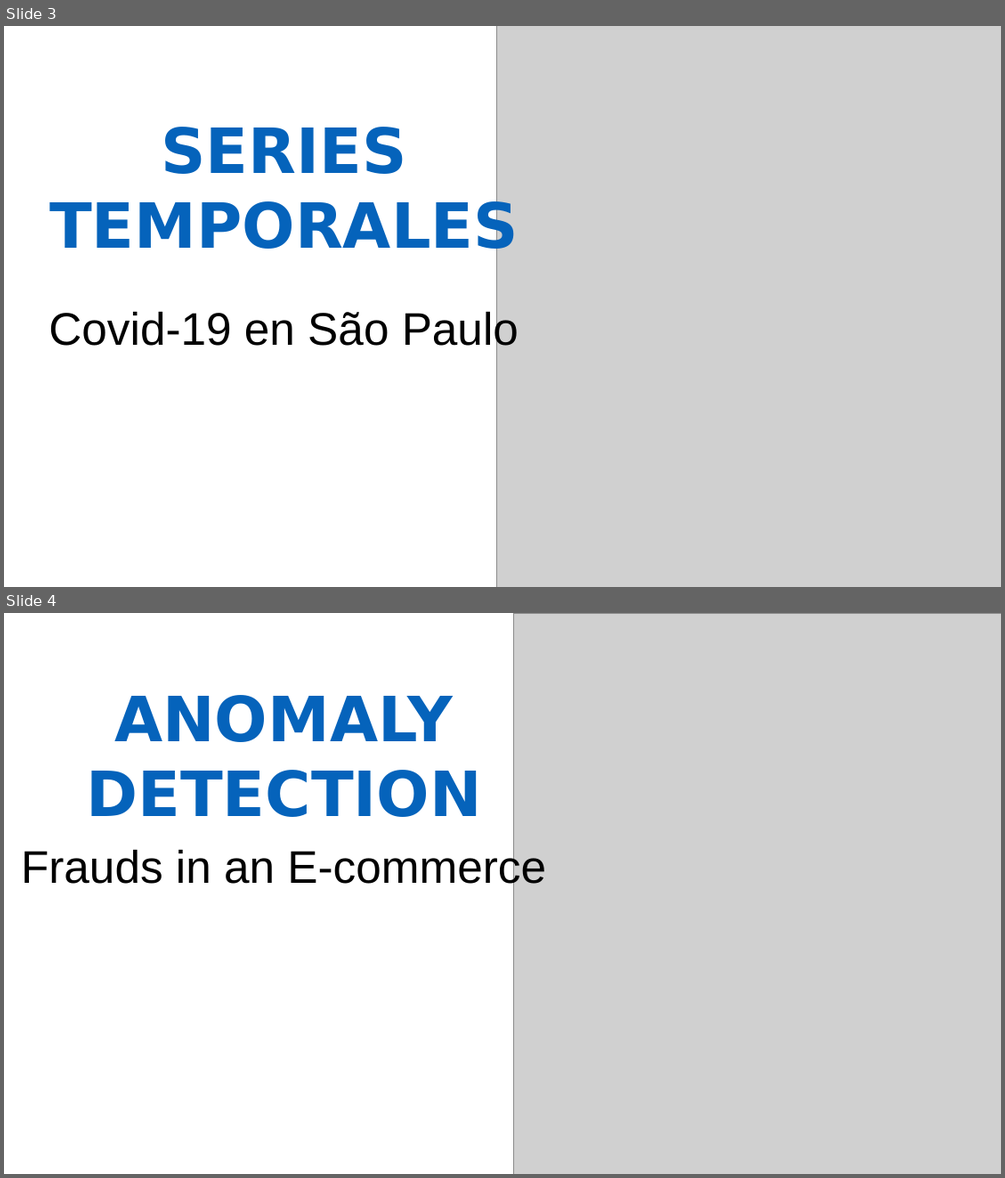
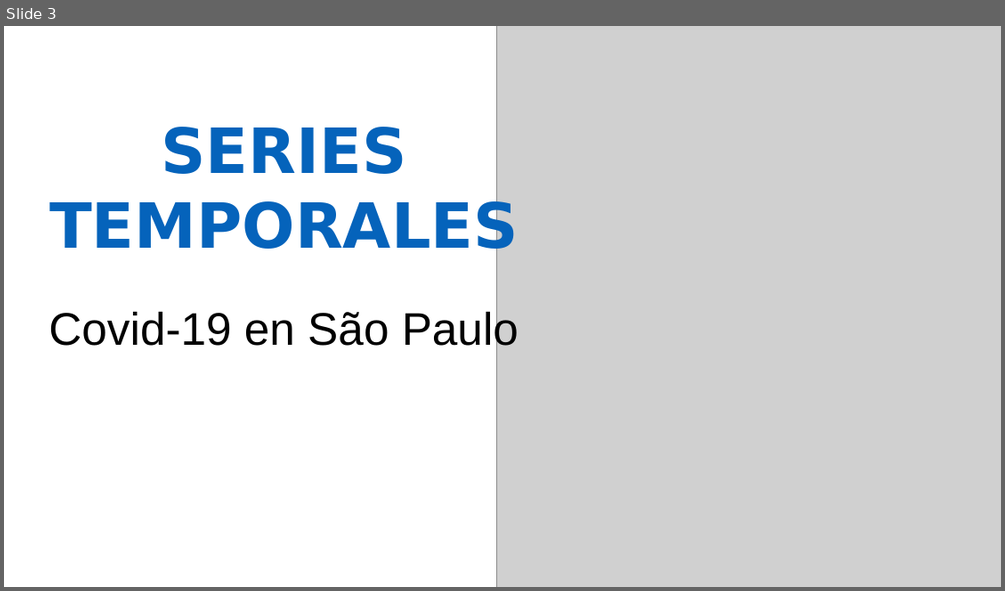
Before and after one commit to diassmatheus/es, a slide deck: assets/img/portfolio/cards-portifolio.pptx. Shown one above the other, each under a label of ours: slides 3 and 4 before the commit, slide 3 after it. The pictures are 1005x1178 and 1005x591 pixels, drawn with LibreOffice and Linux fonts; fonts in the diff are those of the drawing; grey boxes stand for pictures. Boxes give left, top, right and bottom in pixels: in the first picture for what was removed or moved away, otherwise in the second. Text is boxed around its words. In the diff, an @@ line names an element or a change of style, - is before the commit and + after.

```diff
--- a/assets/img/portfolio/cards-portifolio.pptx
+++ b/assets/img/portfolio/cards-portifolio.pptx
@@ slide 4 removed at (4,613,1001,1174), background #FFFFFF @@
@@ picture removed at (513,613,1001,1174) @@
@@ text removed at (86,695,482,817) @@
-ANOMALY DETECTION
@@ text removed at (21,846,546,892) @@
-Frauds in an E-commerce
```
Also in this commit, not shown: 2 slides added, 1 other slide removed, 5 other files.
